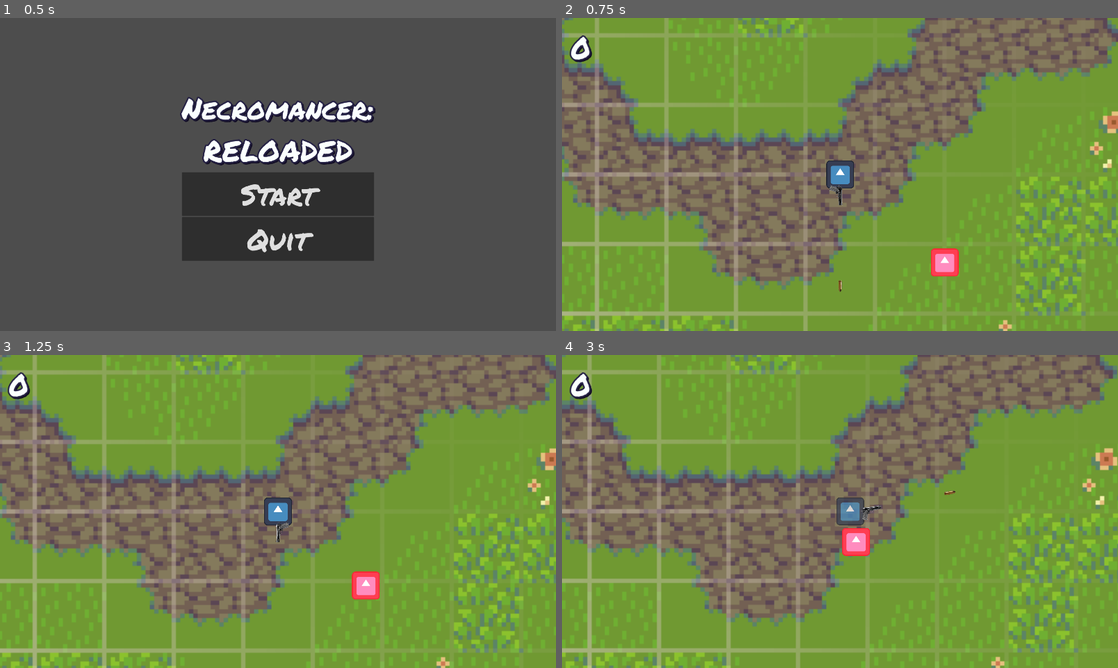
Above: before the commit, frames 1-4 (two rows, left to right).
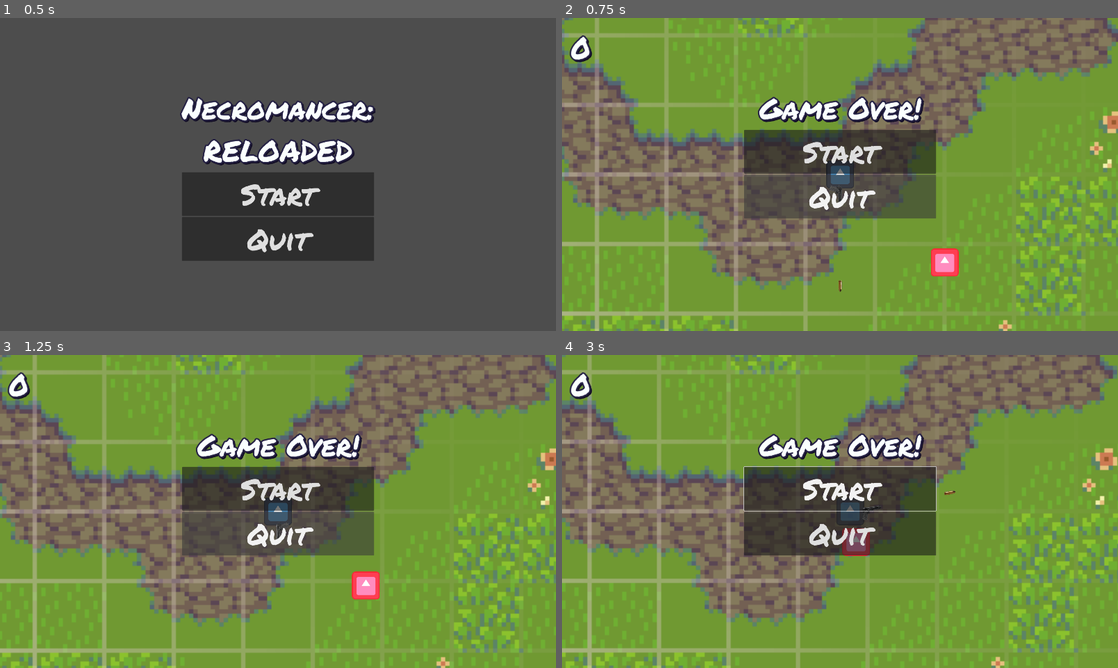
Above: after the commit, the same moments.

Repository: LaneMcMartin/NecromancerReloaded
Game: Godot game, scene res://Scenes/main_menu.tscn
Same seed, same stepped clock (60 frames per second), same inputs: the game is played once before the commit and once after it. The engine's default icon, where the game draws it, is replaced by a stand-in: a white triangle on a blue panel in a dark square. Sound files missing from this copy of the repository are replaced by a short silence.
Inputs (mouse positions are in pixels of both pictures, inside the frame that each line leads up to):
- Up to frame 1 (0.5 s): no input
- Up to frame 2 (0.75 s): click "Start" at 0.5 s
- Up to frame 3 (1.25 s): no input
- Up to frame 4 (3 s): click (840, 489) at 1.25 s, where only the run after the commit has a clickable "Start"; click (840, 489) at 2 s, where only the run after the commit has a clickable "Start"; move the mouse to (962, 495) at 2.77 s; press the mouse at (962, 495) at 2.78 s; hold D (Right) from 2.78 s (still down)

Frame 1 is identical in both runs. In frame 2, 11% of the frame differs, in the area x 32-68%, y 24-64%; in frame 3, 11%; in frame 4, 11%.

Commit message:
Created game over screen

Diff:
--- /dev/null
+++ b/Scenes/game_over.tscn
@@ -0,0 +1,58 @@
+[gd_scene load_steps=2 format=3 uid="uid://bw5csba8nlclo"]
+
+[ext_resource type="Theme" uid="uid://c6vaftimn1uxo" path="res://Assets/default_theme.tres" id="1_44axy"]
+
+[node name="GameOver" type="Control"]
+layout_mode = 3
+anchors_preset = 15
+anchor_right = 1.0
+anchor_bottom = 1.0
+grow_horizontal = 2
+grow_vertical = 2
+
+[node name="VBoxContainer" type="VBoxContainer" parent="."]
+layout_mode = 1
+anchors_preset = 8
+anchor_left = 0.5
+anchor_top = 0.5
+anchor_right = 0.5
+anchor_bottom = 0.5
+offset_left = -331.5
+offset_top = -301.0
+offset_right = 331.5
+offset_bottom = 301.0
+grow_horizontal = 2
+grow_vertical = 2
+theme = ExtResource("1_44axy")
+
+[node name="GameOver" type="Label" parent="VBoxContainer"]
+layout_mode = 2
+offset_right = 663.0
+offset_bottom = 146.0
+text = "Game Over!"
+horizontal_alignment = 1
+
+[node name="RestartButton" type="Button" parent="VBoxContainer"]
+layout_mode = 2
+offset_top = 150.0
+offset_right = 663.0
+offset_bottom = 301.0
+text = "Start"
+
+[node name="MenuButton" type="Button" parent="VBoxContainer"]
+layout_mode = 2
+offset_top = 305.0
+offset_right = 663.0
+offset_bottom = 456.0
+text = "Quit"
+
+[node name="BlurLayer" type="CanvasLayer" parent="."]
+layer = -1
+
+[node name="Blur" type="ColorRect" parent="BlurLayer"]
+anchors_preset = 15
+anchor_right = 1.0
+anchor_bottom = 1.0
+grow_horizontal = 2
+grow_vertical = 2
+color = Color(1, 1, 1, 0.258824)
--- a/Scenes/world.tscn
+++ b/Scenes/world.tscn
@@ -1,10 +1,11 @@
-[gd_scene load_steps=6 format=3 uid="uid://dm2d1kvvfihif"]
+[gd_scene load_steps=7 format=3 uid="uid://dm2d1kvvfihif"]
 
 [ext_resource type="PackedScene" uid="uid://dfgdfx5r04mug" path="res://Scenes/player.tscn" id="1_bffoa"]
 [ext_resource type="Script" path="res://Scenes/world.gd" id="1_v28a3"]
 [ext_resource type="Texture2D" uid="uid://bbd2dmyey0pei" path="res://Assets/ground.png" id="2_8xpxn"]
 [ext_resource type="PackedScene" uid="uid://bbhj1i5vgri6y" path="res://Scenes/enemy.tscn" id="3_nl2c7"]
 [ext_resource type="PackedScene" uid="uid://griyxibr8yrm" path="res://Scenes/gui.tscn" id="5_c7nls"]
+[ext_resource type="PackedScene" uid="uid://bw5csba8nlclo" path="res://Scenes/game_over.tscn" id="6_8vrhl"]
 
 [node name="World" type="Node2D"]
 script = ExtResource("1_v28a3")
@@ -22,6 +23,8 @@
 [node name="MobSpawner" type="Timer" parent="."]
 autostart = true
 
-[node name="CanvasLayer" type="CanvasLayer" parent="."]
+[node name="UILayer" type="CanvasLayer" parent="."]
 
-[node name="GUI" parent="CanvasLayer" instance=ExtResource("5_c7nls")]
+[node name="GUI" parent="UILayer" instance=ExtResource("5_c7nls")]
+
+[node name="GameOver" parent="UILayer" instance=ExtResource("6_8vrhl")]
